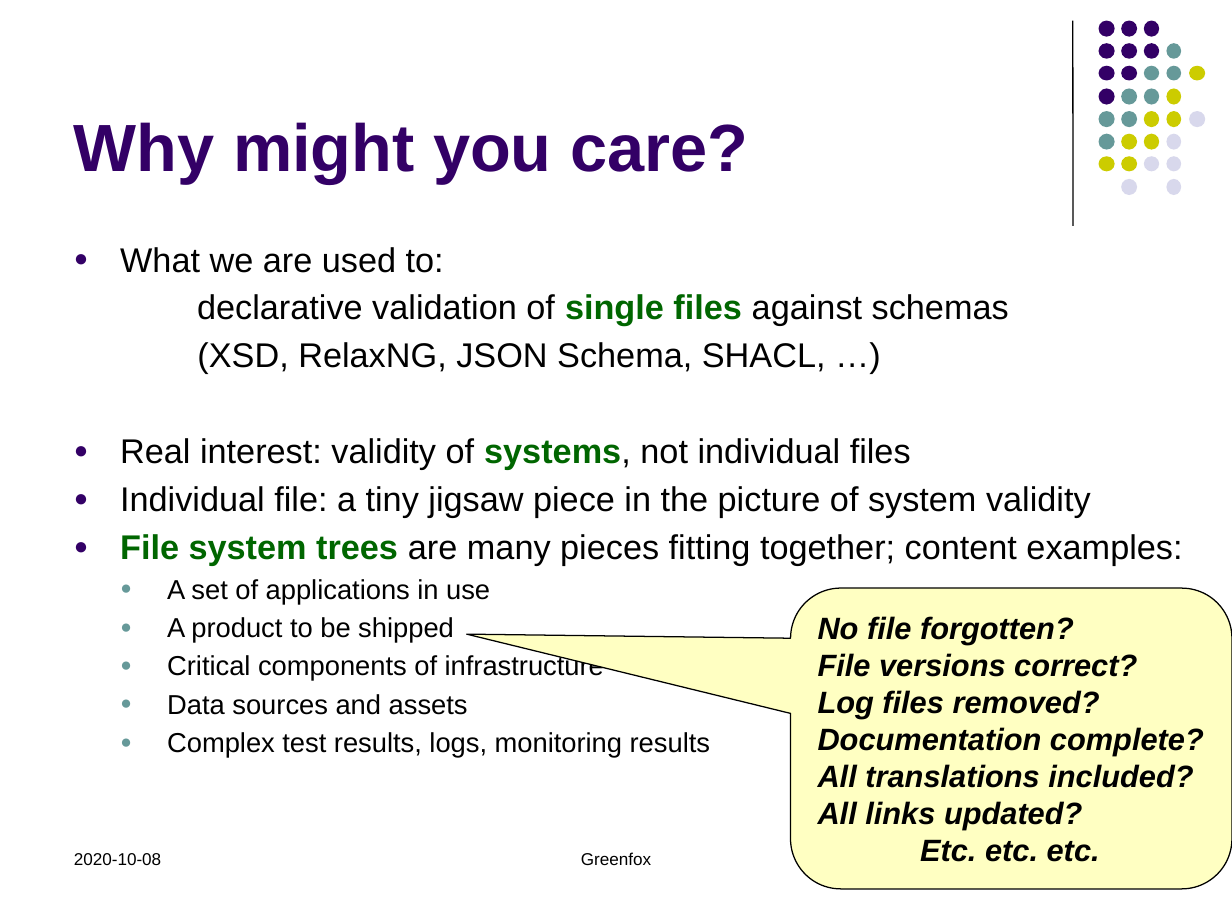
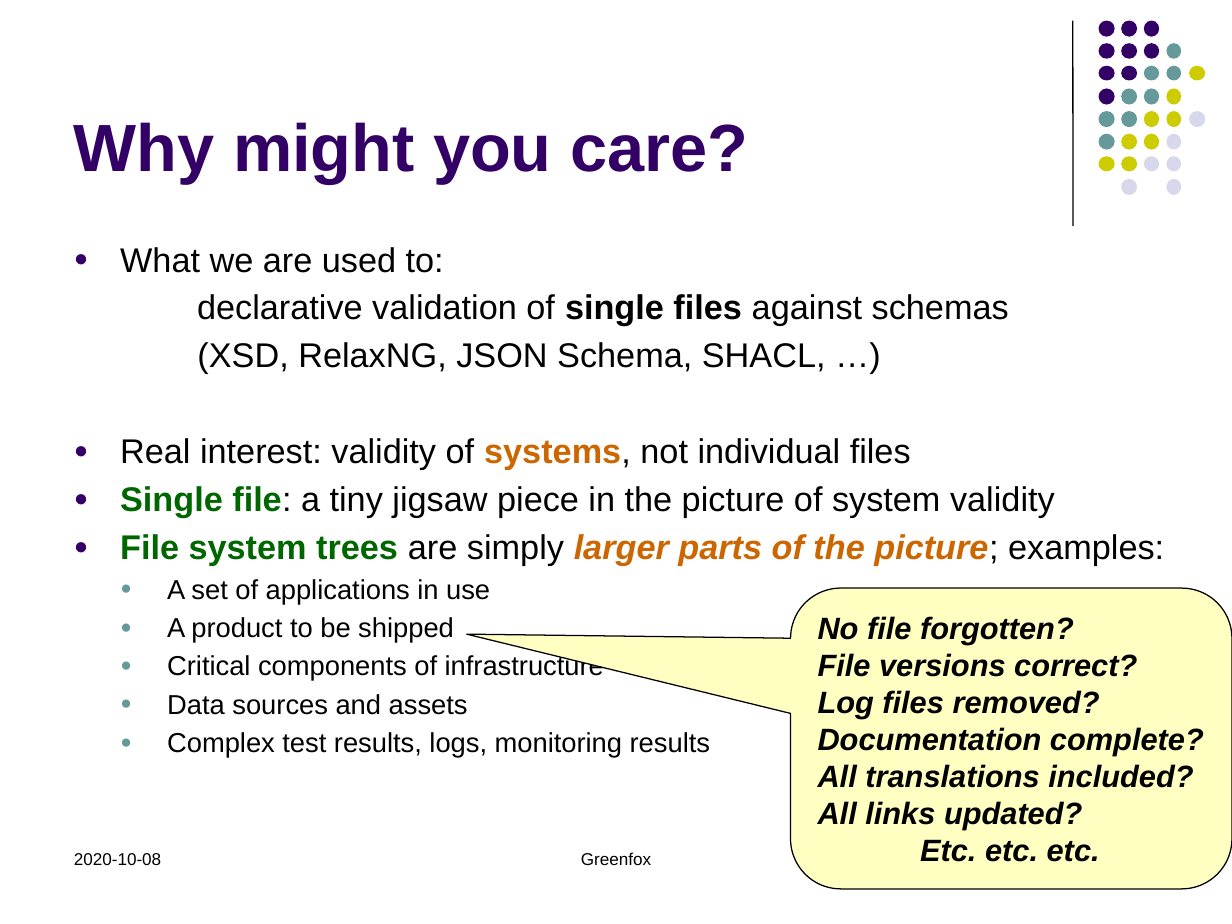
Before and after one commit to hrennau/greenfox, a slide deck: slide 3 of declarative-amsterdam-2020/an-introduction-to-greenfox/introduction-to-greenfox-part1.pptx. Drawn at 1232x924 pixels with LibreOffice and Linux fonts; fonts in the diff are those of the drawing. Boxes give left, top, right and bottom in pixels: in the first picture for what was removed or moved away, otherwise in the second. Text is boxed around its words. In the diff, an @@ line names an element or a change of style, - is before the commit and + after.

```diff
--- a/declarative-amsterdam-2020/an-introduction-to-greenfox/introduction-to-greenfox-part1.pptx
+++ b/declarative-amsterdam-2020/an-introduction-to-greenfox/introduction-to-greenfox-part1.pptx
@@ text at <box>120,294,1009,470</box>: text colour #006600 to #000000 in "single files"; text colour #006600 to #CC6600 in "systems," @@
@@ text at <box>120,486,1164,566</box>: text changed @@
-● Individual file: a tiny jigsaw piece in the picture of system validity
-● File system trees are many pieces fitting together; content examples:
+● Single file: a tiny jigsaw piece in the picture of system validity
+● File system trees are simply larger parts of the picture; examples:
```
Also in this commit, not shown: 2 other slides changed, 11 other files.
